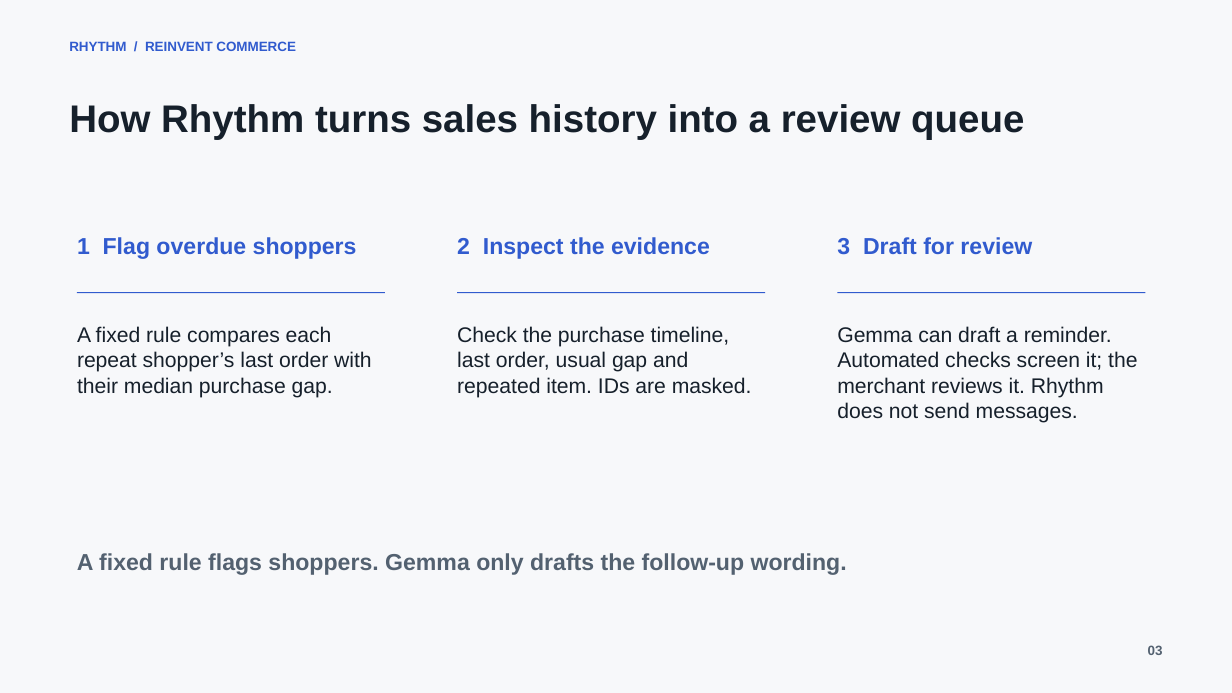
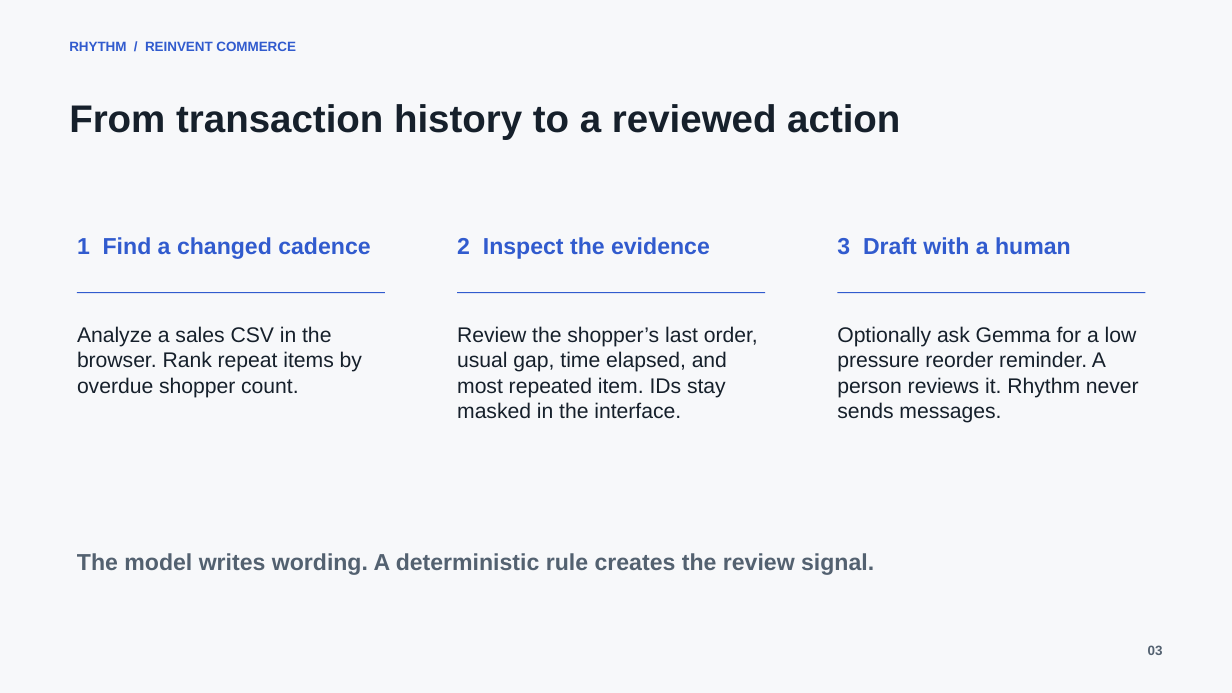
Before and after one commit to KathanSena/Rhythm, a slide deck: slide 3 of submission/Rhythm-Pitch.pptx. Drawn at 1232x693 pixels with LibreOffice and Linux fonts; fonts in the diff are those of the drawing. Boxes give left, top, right and bottom in pixels: in the first picture for what was removed or moved away, otherwise in the second. Text is boxed around its words. In the diff, an @@ line names an element or a change of style, - is before the commit and + after.

```diff
--- a/submission/Rhythm-Pitch.pptx
+++ b/submission/Rhythm-Pitch.pptx
@@ text at (x1=69, y1=104, x2=900, y2=140): text changed @@
-How Rhythm turns sales history into a review queue
+From transaction history to a reviewed action
@@ text at (x1=77, y1=237, x2=370, y2=259): text changed @@
-1 Flag overdue shoppers
+1 Find a changed cadence
@@ text at (x1=837, y1=237, x2=1071, y2=255): text changed @@
-3 Draft for review
+3 Draft with a human
@@ text at (x1=77, y1=326, x2=362, y2=398): text changed @@
-A fixed rule compares each repeat shopper’s last order with their median purchase gap.
+Analyze a sales CSV in the browser. Rank repeat items by overdue shopper count.
@@ text at (x1=457, y1=326, x2=758, y2=419): text changed @@
-Check the purchase timeline, last order, usual gap and repeated item. IDs are masked.
+Review the shopper’s last order, usual gap, time elapsed, and most repeated item. IDs stay masked in the interface.
@@ text at (x1=837, y1=326, x2=1139, y2=423): text changed @@
-Gemma can draft a reminder. Automated checks screen it; the merchant reviews it. Rhythm does not send messages.
+Optionally ask Gemma for a low pressure reorder reminder. A person reviews it. Rhythm never sends messages.
@@ text at (x1=77, y1=553, x2=874, y2=575): text changed @@
-A fixed rule flags shoppers. Gemma only drafts the follow-up wording.
+The model writes wording. A deterministic rule creates the review signal.
```
Also in this commit, not shown: 2 other slides changed, 1 other file.
